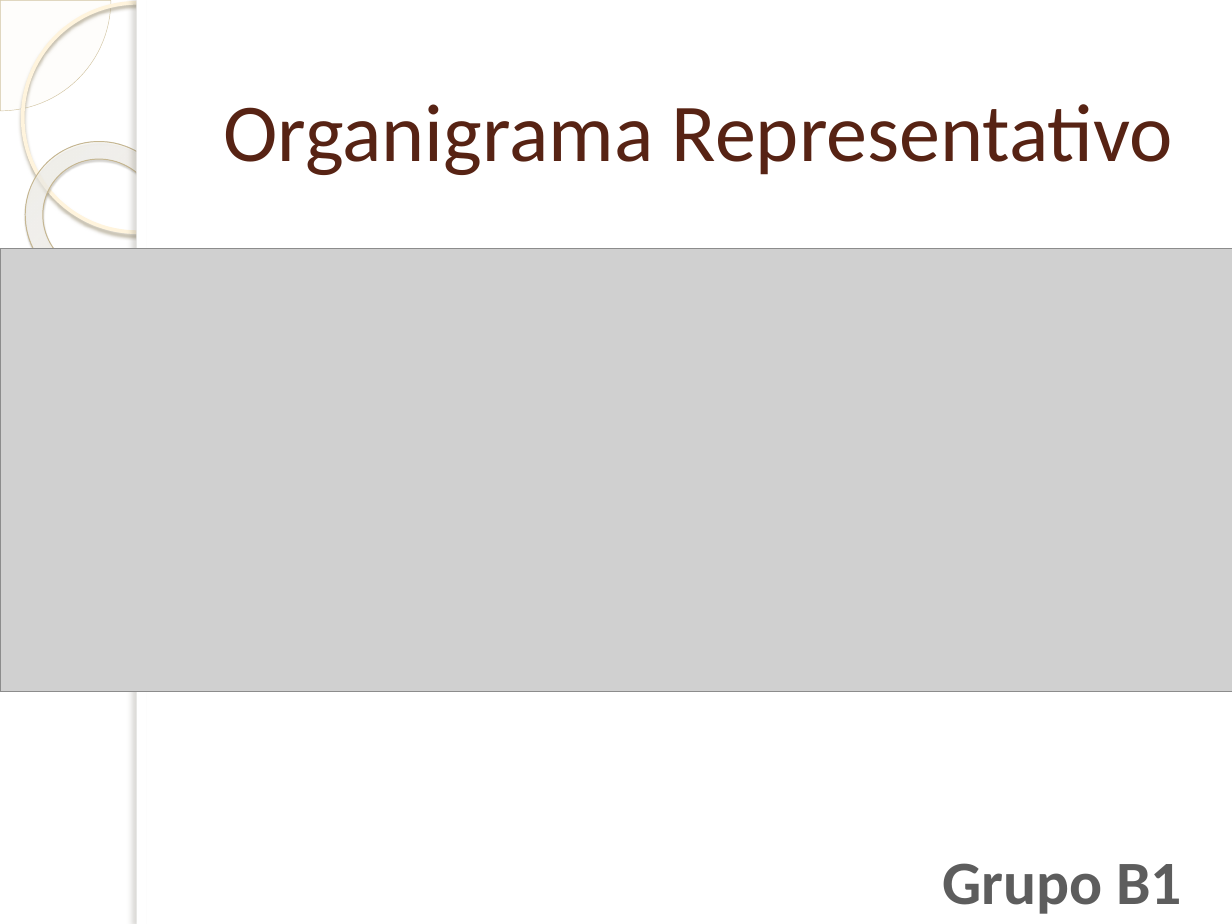
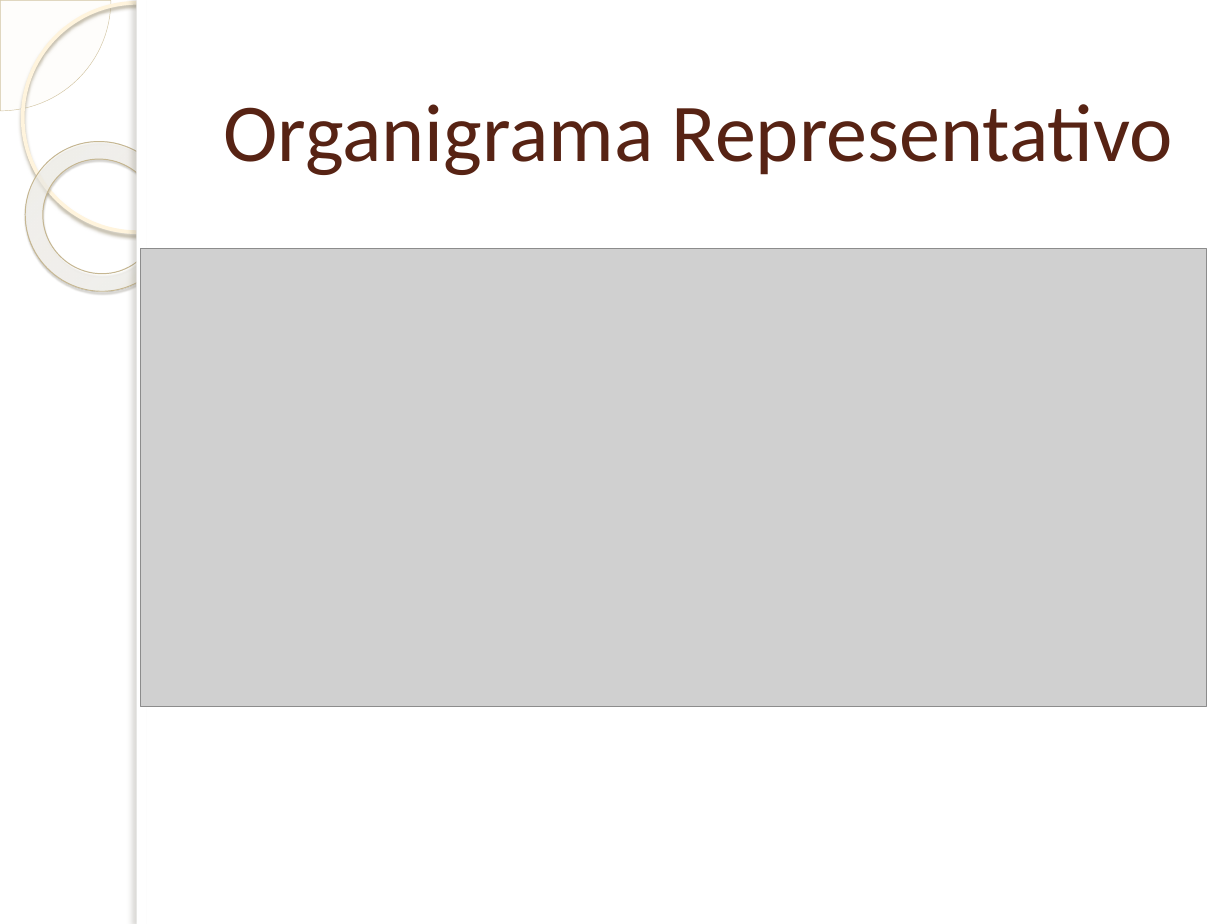
Before and after one commit to Bloodclot24/empresitas, a slide deck: slide 6 of Presentacion/Presentacion.pptx (slide 3 before the commit). Drawn at 1232x924 pixels with LibreOffice and Linux fonts; fonts in the diff are those of the drawing; grey boxes stand for pictures; background and template pictures are left out. Boxes give left, top, right and bottom in pixels: in the first picture for what was removed or moved away, otherwise in the second. Text is boxed around its words. In the diff, an @@ line names an element or a change of style, - is before the commit and + after.

```diff
--- a/Presentacion/Presentacion.pptx
+++ b/Presentacion/Presentacion.pptx
@@ picture: place and size @@
-picture at bbox=[0, 249, 1232, 691]
+picture at bbox=[140, 249, 1206, 707]
@@ text removed at bbox=[942, 863, 1182, 914] @@
-Grupo B1
```
Also in this commit, not shown: 5 slides added, 1 slide removed.
